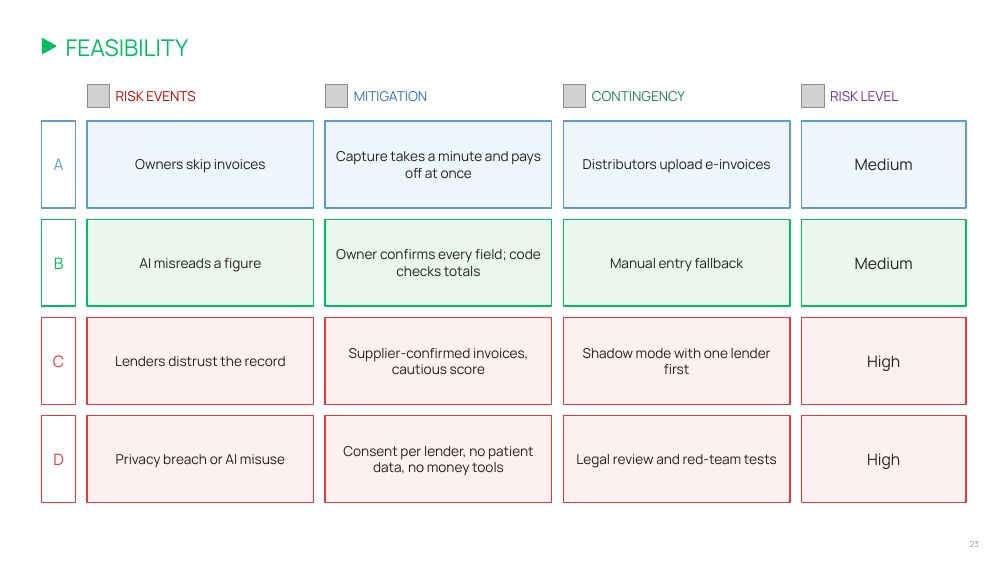
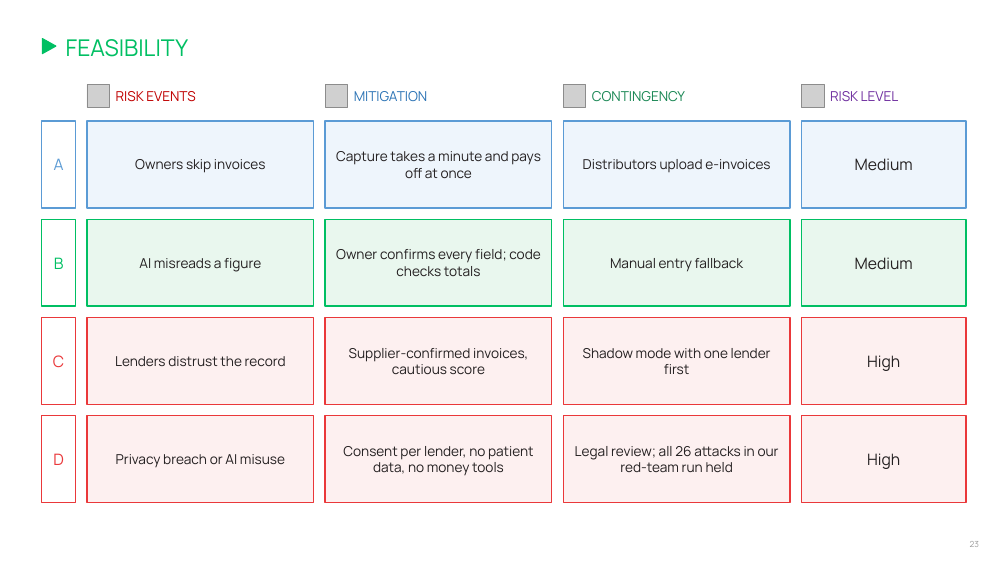
Before and after one commit to ishmam259/lamp-copilot, a slide deck: slide 23 of deck/LaMP-Copilot.pptx. Drawn at 1008x567 pixels with LibreOffice and Linux fonts; fonts in the diff are those of the drawing; grey boxes stand for pictures. Boxes give left, top, right and bottom in pixels: in the first picture for what was removed or moved away, otherwise in the second. Text is boxed around its words. In the diff, an @@ line names an element or a change of style, - is before the commit and + after.

Commit message:
docs, deck: v3 and P3 work in the technical doc, security report and deck (shelf-life credit, catalogue, borrowing ceiling, follow-through, PIN and Pause, hash-chained log, value ledger, wallet check, explain rows, red-team 26/26, intent eval, simulation, judge link); PDFs re-exported

```diff
--- a/deck/LaMP-Copilot.pptx
+++ b/deck/LaMP-Copilot.pptx
@@ text at [575,446,779,472]: text changed @@
-Legal review and red-team tests
+Legal review; all 26 attacks in our red-team run held
```
Also in this commit, not shown: 6 other slides changed, 7 other files.
